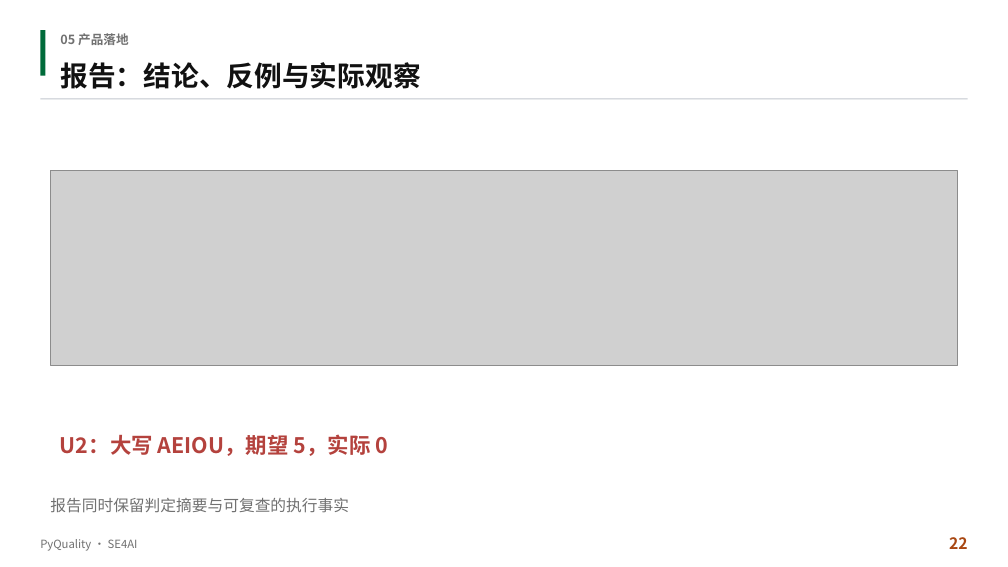
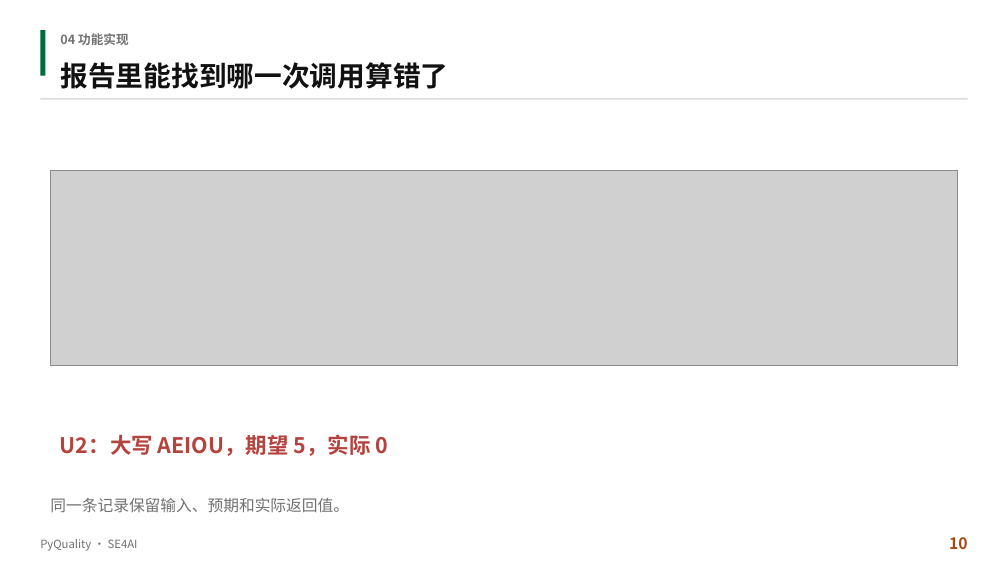
Before and after one commit to aCuttlefish/PyQuality, a slide deck: slide 10 of course-delivery/docs/汇报与实机演示/PyQuality_终期汇报.pptx (slide 22 before the commit). Drawn at 1008x567 pixels with LibreOffice and Linux fonts; fonts in the diff are those of the drawing; grey boxes stand for pictures. Boxes give left, top, right and bottom in pixels: in the first picture for what was removed or moved away, otherwise in the second. Text is boxed around its words. In the diff, an @@ line names an element or a change of style, - is before the commit and + after.

```diff
--- a/course-delivery/docs/汇报与实机演示/PyQuality_终期汇报.pptx
+++ b/course-delivery/docs/汇报与实机演示/PyQuality_终期汇报.pptx
@@ text at (60,33,128,45): text changed @@
-05 产品落地
+04 功能实现
@@ text at (60,62,448,89): text changed @@
-报告：结论、反例与实际观察
+报告里能找到哪一次调用算错了
@@ text at (50,498,349,513): text changed @@
-报告同时保留判定摘要与可复查的执行事实
+同一条记录保留输入、预期和实际返回值。
@@ text at (949,537,968,549): text changed @@
-22
+10
```
Also in this commit, not shown: 9 other slides changed, 6 slides added, 28 slides removed, 4 other files.
